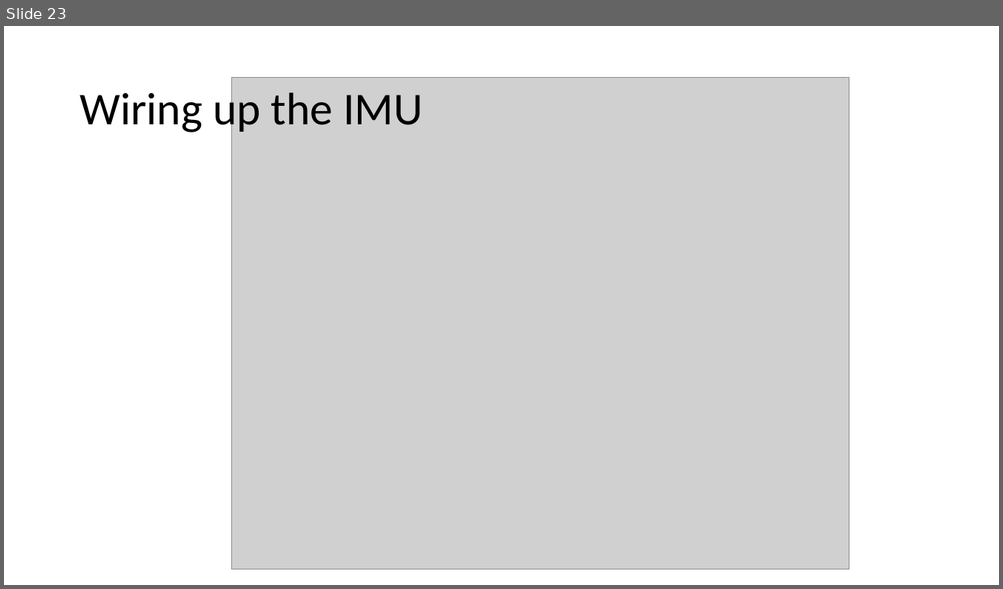
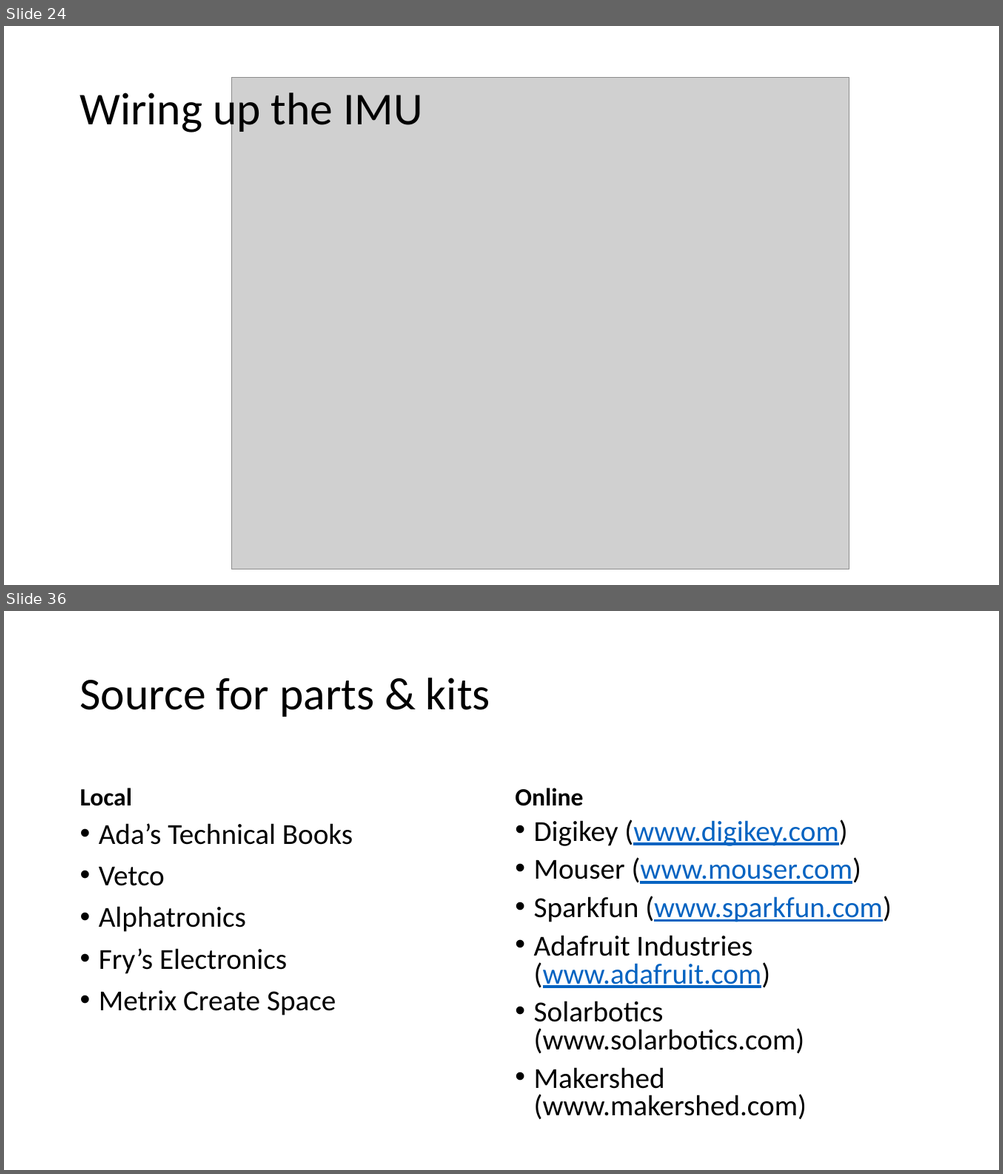
Before and after one commit to logos-electromechanical/SensorWorkshop, a slide deck: presentation/Mobile Sensors Workshop, Part 2.pptx. Shown one above the other, each under a label of ours: slide 23 before the commit, slides 24 and 36 after it; the slides between them are not shown. The pictures are 1003x589 and 1003x1174 pixels, drawn with LibreOffice and Linux fonts; fonts in the diff are those of the drawing; grey boxes stand for pictures. Boxes give left, top, right and bottom in pixels: in the first picture for what was removed or moved away, otherwise in the second. Text is boxed around its words. In the diff, an @@ line names an element or a change of style, - is before the commit and + after.

```diff
--- a/presentation/Mobile Sensors Workshop, Part 2.pptx
+++ b/presentation/Mobile Sensors Workshop, Part 2.pptx
@@ slide 36 added at [4,611,999,1170], background #FFFFFF @@
@@ title added at [80,678,490,717], 44 pt, text #000000 @@
+Source for parts & kits
@@ text added at [80,788,132,806], 24 pt, text #000000, bold @@
+Local
@@ text added at [515,788,583,806], 24 pt, text #000000, bold @@
+Online
@@ text added at [99,823,353,1016], 28 pt, text #000000 @@
+• Ada’s Technical Books
+• Vetco
+• Alphatronics
+• Fry’s Electronics
+• Metrix Create Space
@@ text added at [534,820,891,1120], 28 pt, text #000000 @@
+• Digikey (www.digikey.com)
+• Mouser (www.mouser.com)
+• Sparkfun (www.sparkfun.com)
+• Adafruit Industries (www.adafruit.com)
+• Solarbotics (www.solarbotics.com)
+• Makershed (www.makershed.com)
@@ what was slide 23 is now slide 24 @@
```
Also in this commit, not shown: 1 slide changed, 13 other slides added, 24 other files.
